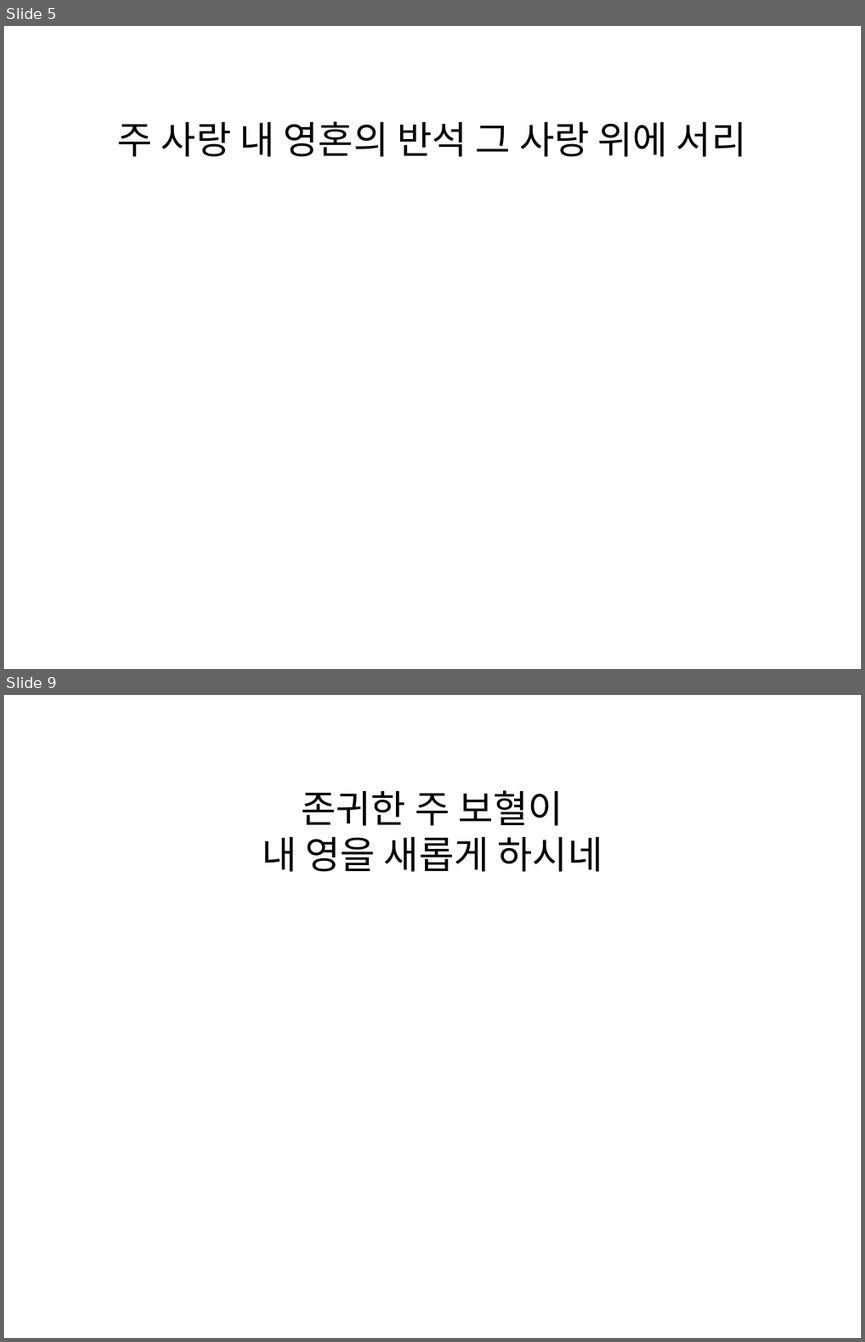
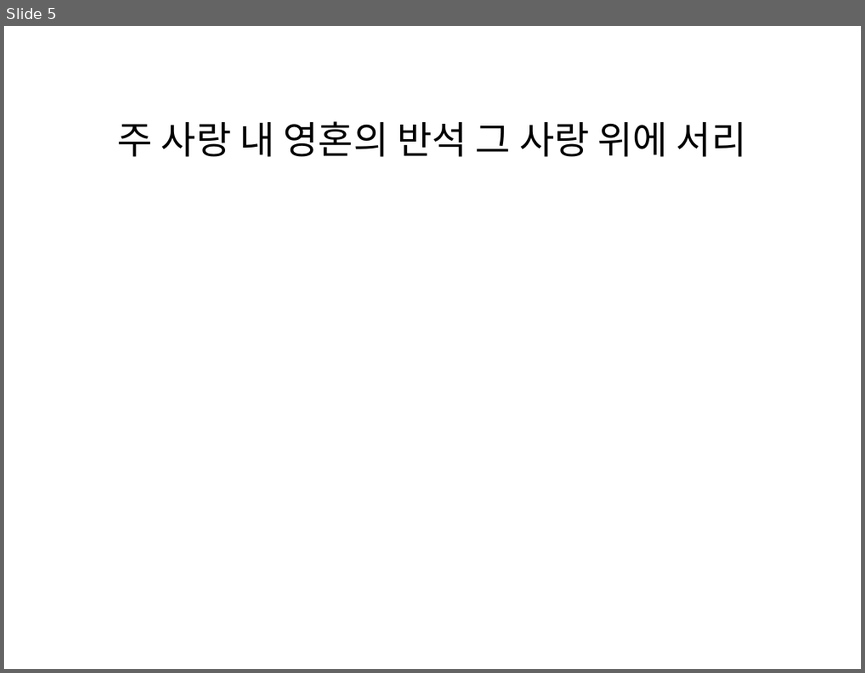
Before and after one commit to daeryuk/MusicSheetToPPT, a slide deck: static/output.pptx. Shown one above the other, each under a label of ours: slides 5 and 9 before the commit, slide 5 after it; the slides between them are not shown. The pictures are 865x1342 and 865x673 pixels, drawn with LibreOffice and Linux fonts; fonts in the diff are those of the drawing. Boxes give left, top, right and bottom in pixels: in the first picture for what was removed or moved away, otherwise in the second. Text is boxed around its words. In the diff, an @@ line names an element or a change of style, - is before the commit and + after.

```diff
--- a/static/output.pptx
+++ b/static/output.pptx
@@ slide 9 removed at (4, 695, 861, 1338), background #FFFFFF @@
@@ text removed at (262, 790, 603, 872) @@
-존귀한 주 보혈이
-내 영을 새롭게 하시네
```
Also in this commit, not shown: 4 other slides removed, 1 other file.
